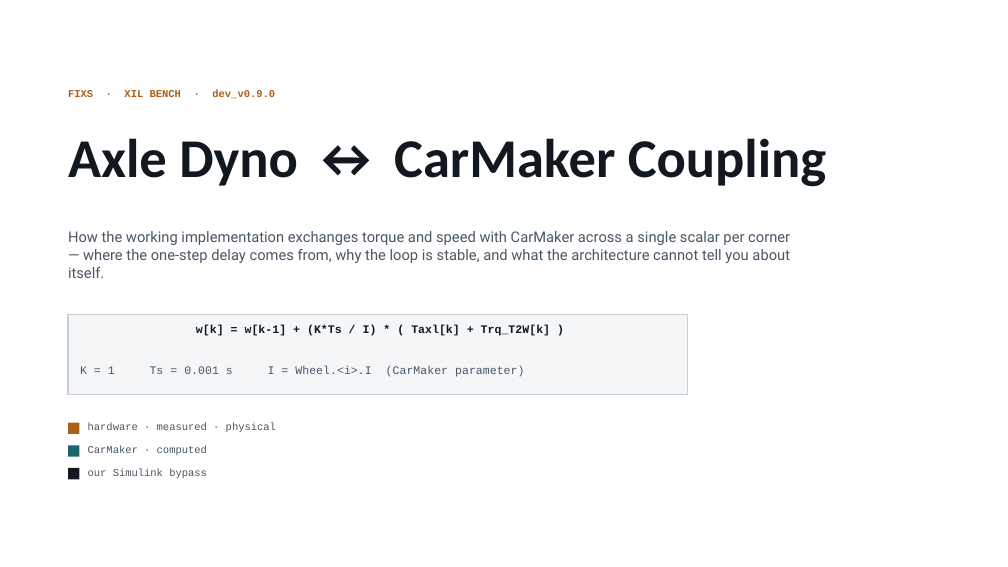
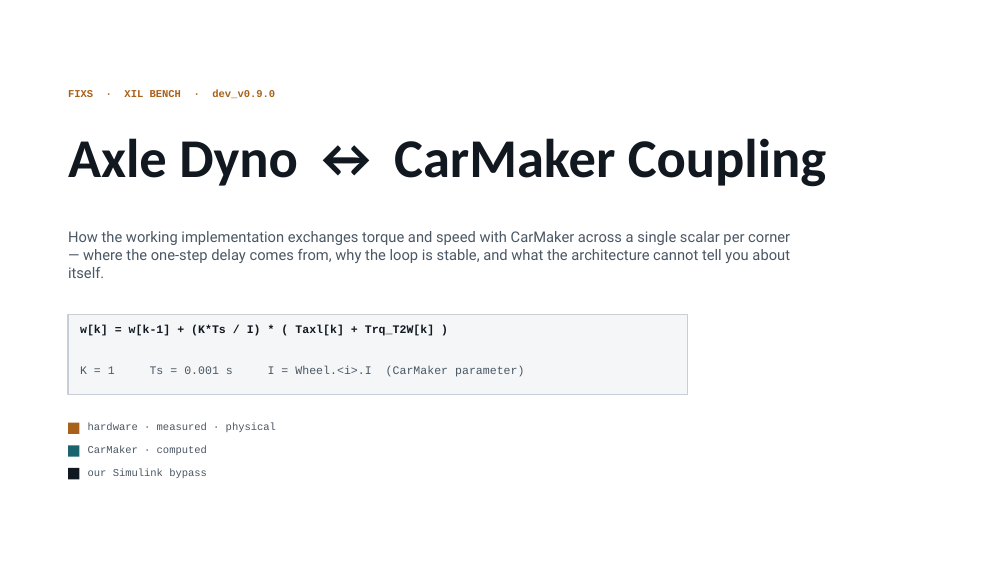
Before and after one commit to ORNL-Real-Sim/FIXS, a slide deck: slide 1 of doc/xil/AxleDynoCarMakerCoupling.pptx. Drawn at 1008x567 pixels with LibreOffice and Linux fonts; fonts in the diff are those of the drawing. Boxes give left, top, right and bottom in pixels: in the first picture for what was removed or moved away, otherwise in the second. Text is boxed around its words. In the diff, an @@ line names an element or a change of style, - is before the commit and + after.

```diff
--- a/doc/xil/AxleDynoCarMakerCoupling.pptx
+++ b/doc/xil/AxleDynoCarMakerCoupling.pptx
@@ text in rectangle at bbox=[80, 325, 434, 336]: alignment centre to left @@
```
Also in this commit, not shown: 4 other files.
